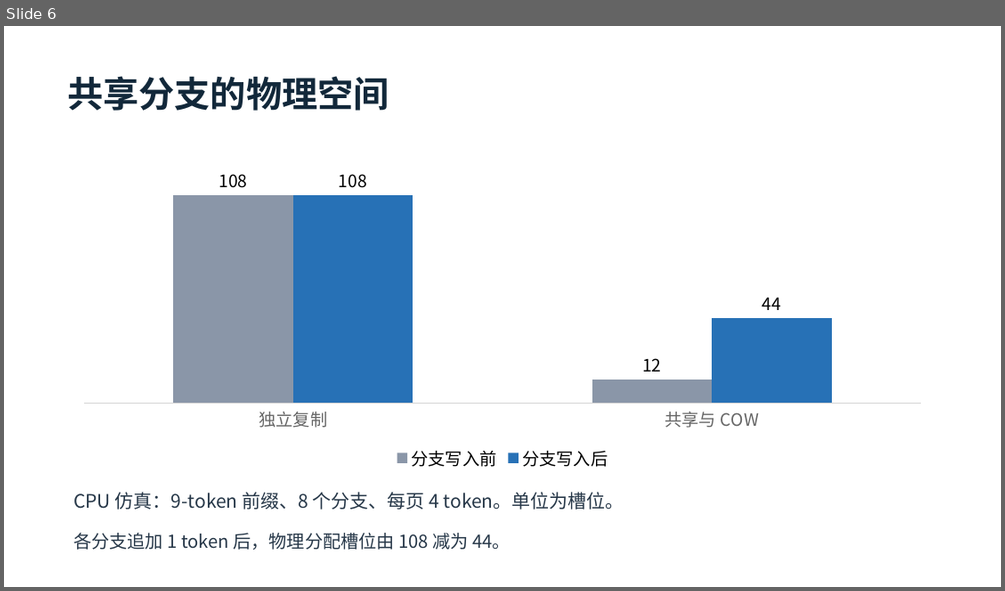
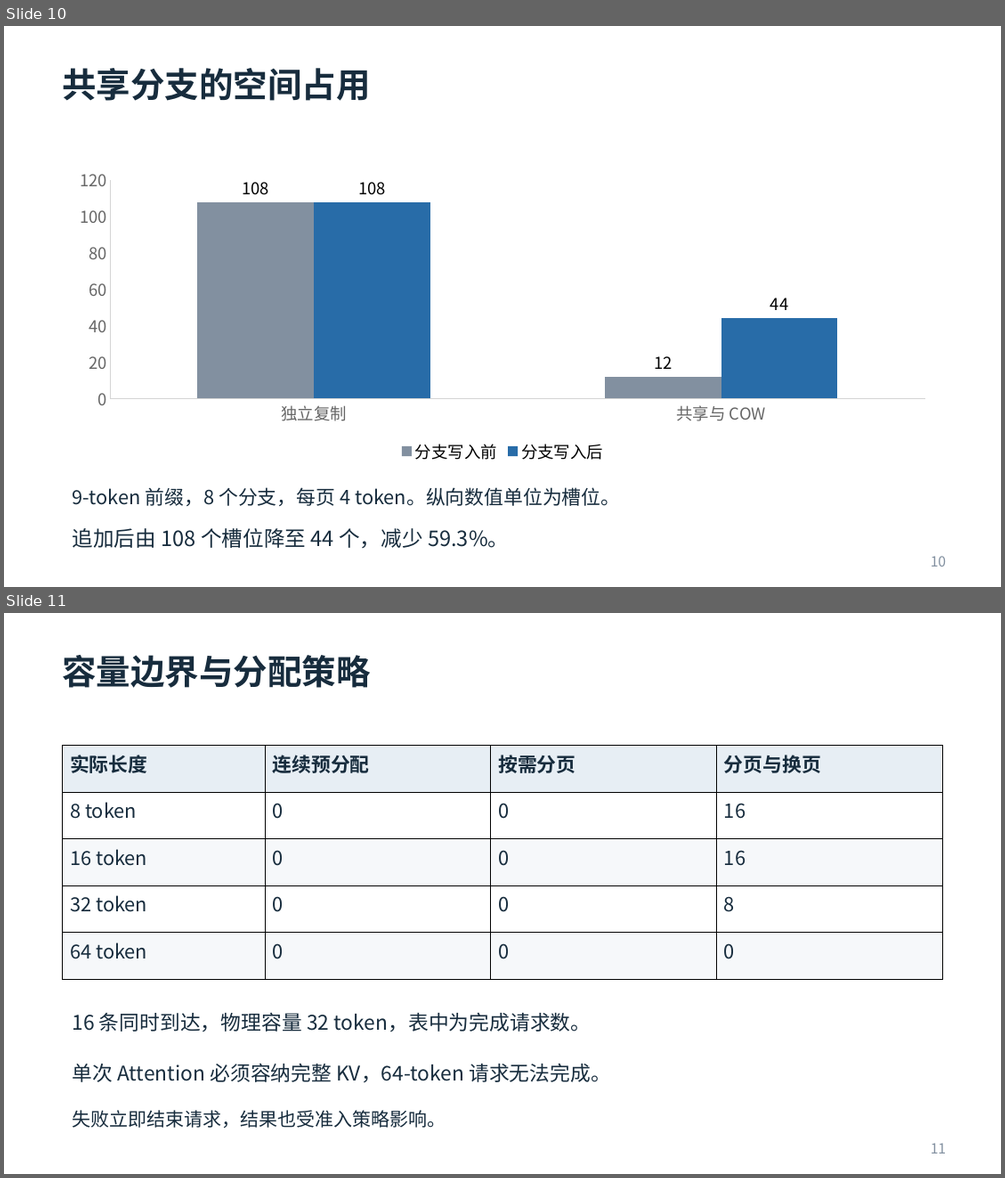
Before and after one commit to RiceXi/Professional-Internship, a slide deck: docs/任务一答辩.pptx. Shown one above the other, each under a label of ours: slide 6 before the commit, slides 10 and 11 after it. The pictures are 1005x591 and 1005x1178 pixels, drawn with LibreOffice and Linux fonts; fonts in the diff are those of the drawing. Boxes give left, top, right and bottom in pixels: in the first picture for what was removed or moved away, otherwise in the second. Text is boxed around its words. In the diff, an @@ line names an element or a change of style, - is before the commit and + after.

```diff
--- a/docs/任务一答辩.pptx
+++ b/docs/任务一答辩.pptx
@@ slide 11 added at [4, 613, 1001, 1174], background #FFFFFF @@
@@ text added at [62, 655, 370, 688], 33 pt, text #172C3D, bold @@
+容量边界与分配策略
@@ table added at [63, 746, 942, 979], 5 rows, 4 columns @@
+实际长度 | 连续预分配 | 按需分页 | 分页与换页
+8 token | 0 | 0 | 16
+16 token | 0 | 0 | 16
+32 token | 0 | 0 | 8
+64 token | 0 | 0 | 0
@@ text added at [73, 1013, 591, 1032], 19.5 pt, text #172C3D @@
+16 条同时到达，物理容量 32 token，表中为完成请求数。
@@ text added at [73, 1063, 611, 1083], 19.5 pt, text #172C3D @@
+单次 Attention 必须容纳完整 KV，64-token 请求无法完成。
@@ text added at [73, 1110, 446, 1127], 18 pt, text #172C3D @@
+失败立即结束请求，结果也受准入策略影响。
@@ text added at [930, 1143, 946, 1153], 13.5 pt, text #8290A0 @@
+11
@@ what was slide 6 is now slide 10 @@
@@ slide 10 changed as well @@
@@ text at [62, 68, 370, 101]: text changed; size 34.5 to 33 pt; text colour #12283A to #172C3D @@
-共享分支的物理空间
+共享分支的空间占用
@@ column chart at [63, 162, 942, 466] @@
@@ colour of 分支写入前 #8A96A8 to #8290A0 @@
@@ data labels of 分支写入前 changed @@
@@ colour of 分支写入后 #2771B6 to #286CA8 @@
@@ data labels of 分支写入后 changed @@
@@ legend changed @@
@@ category axis changed @@
@@ value axis changed @@
@@ column chart: place and size @@
-column chart at [66, 167, 938, 474]
+column chart at [63, 162, 942, 466]
@@ text at [73, 487, 620, 506]: text changed; size 18 to 18.8 pt; text colour #263748 to #172C3D @@
-CPU 仿真：9-token 前缀、8 个分支、每页 4 token。单位为槽位。
+9-token 前缀，8 个分支，每页 4 token。纵向数值单位为槽位。
@@ text at [73, 528, 509, 548]: text changed; size 17.2 to 20.2 pt; text colour #263748 to #172C3D @@
-各分支追加 1 token 后，物理分配槽位由 108 减为 44。
+追加后由 108 个槽位降至 44 个，减少 59.3%。
@@ text added at [930, 556, 946, 566], 13.5 pt, text #8290A0 @@
+10
```
Also in this commit, not shown: 1 other slide changed, 10 other slides added, 6 slides removed, 4 other files.
